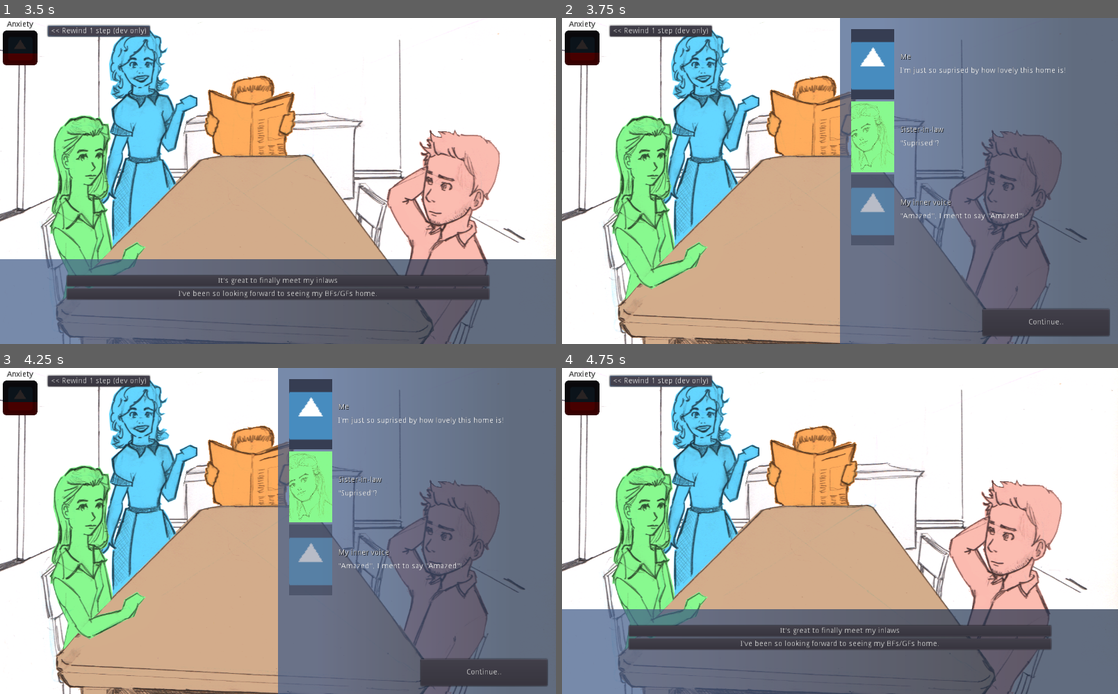
Above: before the commit, frames 1-4 (two rows, left to right).
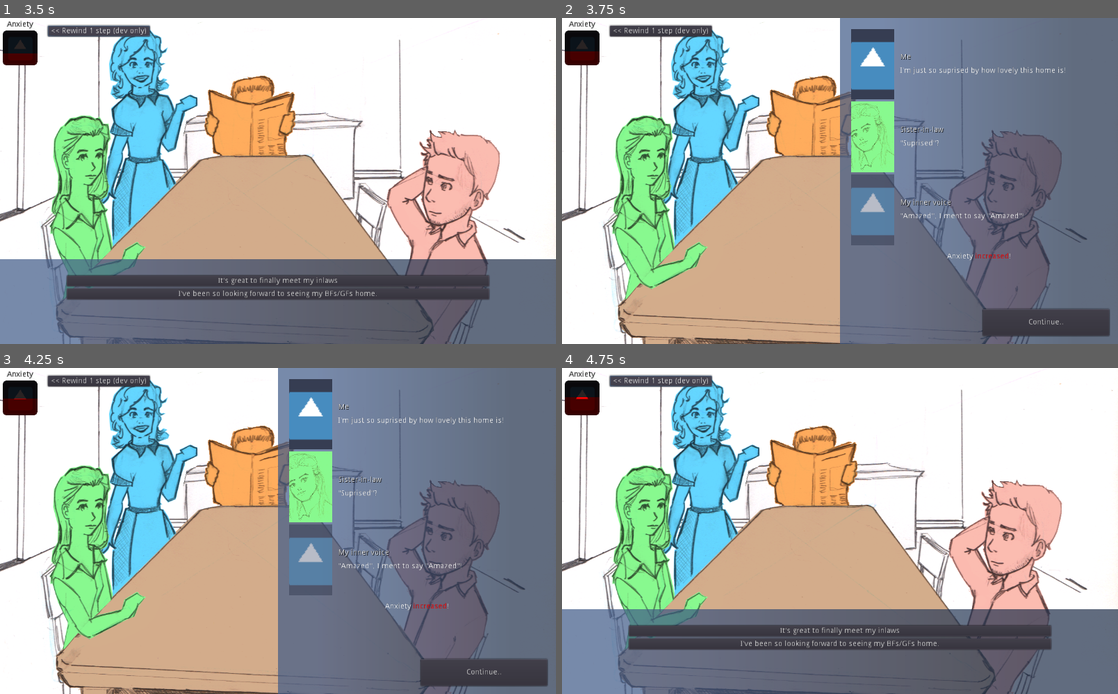
Above: after the commit, the same moments.

Repository: jordgubben/gw24-fam-andersson
Game: Godot game, scene res://FamilyDinner.tscn
Same seed, same stepped clock (60 frames per second), same inputs: the game is played once before the commit and once after it. The engine's default icon, where the game draws it, is replaced by a stand-in: a white triangle on a blue panel in a dark square.
Inputs:
- Up to frame 1 (3.5 s): click "Continue.." at 0.5 s; click "Continue.." at 1.25 s; click "It's great to finally meet my…" at 2 s; click "<< Rewind 1 step (dev only)" at 2.75 s
- Up to frame 2 (3.75 s): click "I've been so looking forward …" at 3.5 s
- Up to frame 3 (4.25 s): no input
- Up to frame 4 (4.75 s): click "<< Rewind 1 step (dev only)" at 4.25 s

Frame 1 is identical in both runs. In frame 2, 0.1% of the frame differs, in the area x 0-81%, y 10-75%; in frame 3, 0.1%, in the area x 0-81%, y 9-75%; in frame 4, less than 0.1%.

Commit message:
Add anxiety to all "home" branches

Diff:
--- a/FamilyDinner.gd
+++ b/FamilyDinner.gd
@@ -64,6 +64,7 @@
 		{S: "me", "text": "I'm just so suprised by how lovely this home is!"},
 		{S: "sister-in-law", "text": "\"Suprised\"?"},
 		{S: IV, "text": "\"Amazed\", I ment to say \"Amazed\"!"},
+		{"change_anxiety": +1},
 		{S: "sister-in-law", "text": "Did you think we where poor? Living in some rough neighbourhood?"},
 		{S: SO, "text": "Sis! That's not what he/she said!"},
 		{S: "me", "text": "Um.. What I meant was.."},
@@ -77,6 +78,7 @@
 		{S: "father-in-law", "text": "Except when the boiler breaks or pipes jam."},
 		{"text": "He turns the page for dramatic effect."},
 		{S: "father-in-law", "text": "Then it's a cold home filled with bills."},
+		{"change_anxiety": +1},
 		{S: "mother-in-law", "text": "Hmpf.. The house you wanted on the other hand.."},
 		{"text": "Suddenly. The kitchen timer rings."},
 		{"text": "My mother-in-law marches out into the next room."},
@@ -92,6 +94,7 @@
 		{S: "mother-in-law", "text": "Yet it it only had a fireplace.."},
 		{S: "father-in-law", "text": "..which is an expensive thing."},
 		{"text": "He dodges back behind his newspaper."},
+		{"change_anxiety": +1},
 		{S: "father-in-law", "text": "It's also a fire hassard that.."},
 		{"text": "Suddenly. The kitchen timer rings."},
 		{"text": "My mother-in-law strides out into the next room."},
@@ -122,7 +125,6 @@
 		{"change_anxiety": -3},
 		{"text": "The dog fruffs contently, then gets up and leaves."},
 	]),
-
 }
 
 # Track anxiety
